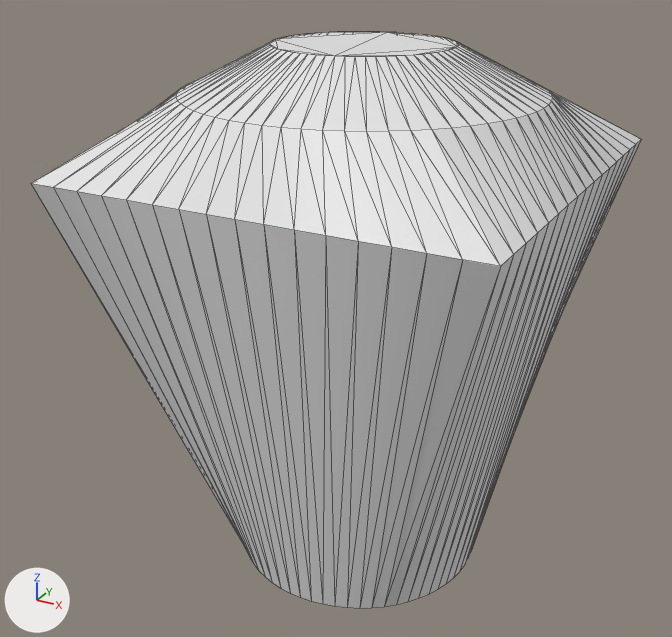
Before and after pictures for a commit that changed the glTF model assets/skyLantern.glb.
Rendered twice from a 50 mm camera at (1.87, -3.64, 3.02) aimed at (-0.1, -0.06, 1.23). The lights are fixed; the arrows at lower left show +X, +Y and +Z. The first picture is the older version. Mesh edges are drawn as thin lines. Vertices at exactly the same position are counted once.

In view in the first picture: 'shell.001'.
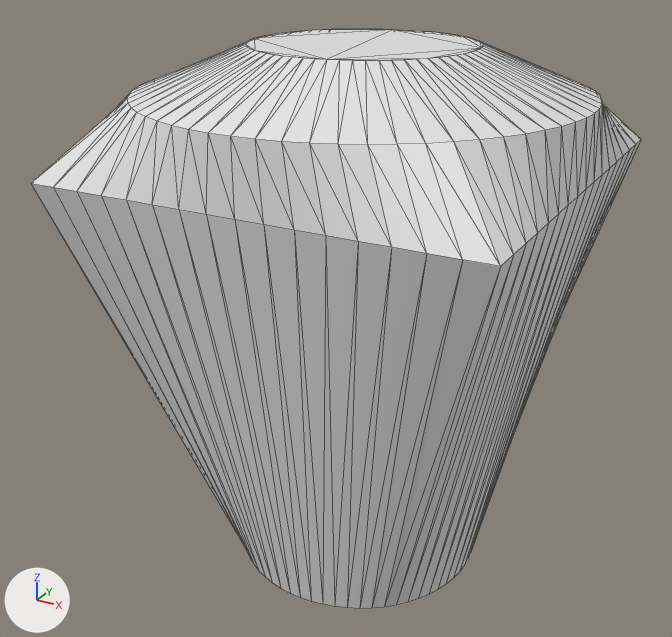
Commit message: viewer: sync updated lantern GLB

Changed parts and their boxes (x1, y1, x2, y2) in the pictures (672 x 637 px; the box of a moved part takes in the faces that stretch with it):
'shell.001', reshaped: before (31, 32, 641, 608); after (31, 29, 641, 608)
part 1 of me_plane_004, moved or reshaped: before (32, 32, 641, 266); after (31, 29, 641, 266)

The edits, one by one:
me_plane_004 has 256 vertices, 446 faces and spans x -1.0..1.0, y -1.0..1.0, z 0.0..2.5.
me_plane_004 is used by ob_shell_001; location (0.0, 0.0, 0.0).
me_plane_004 part 1: all 128 vertices in x -0.8..0.8, y -0.8..0.8, z 2.3..2.5 are scaled about their middle by (1.25, 1.25, 1).
